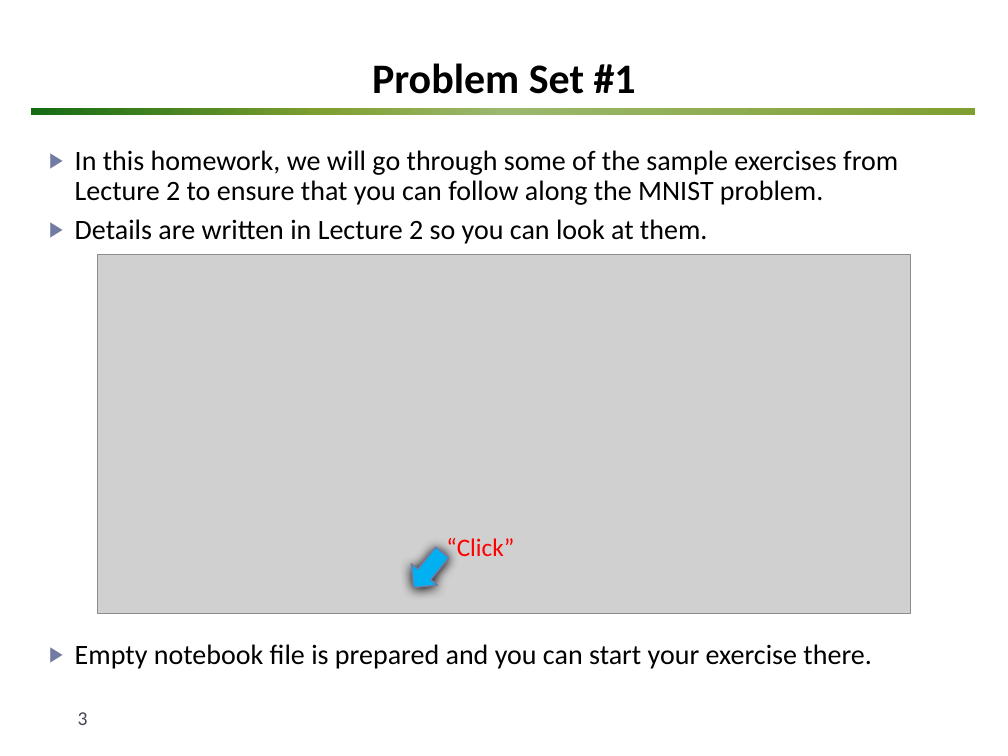
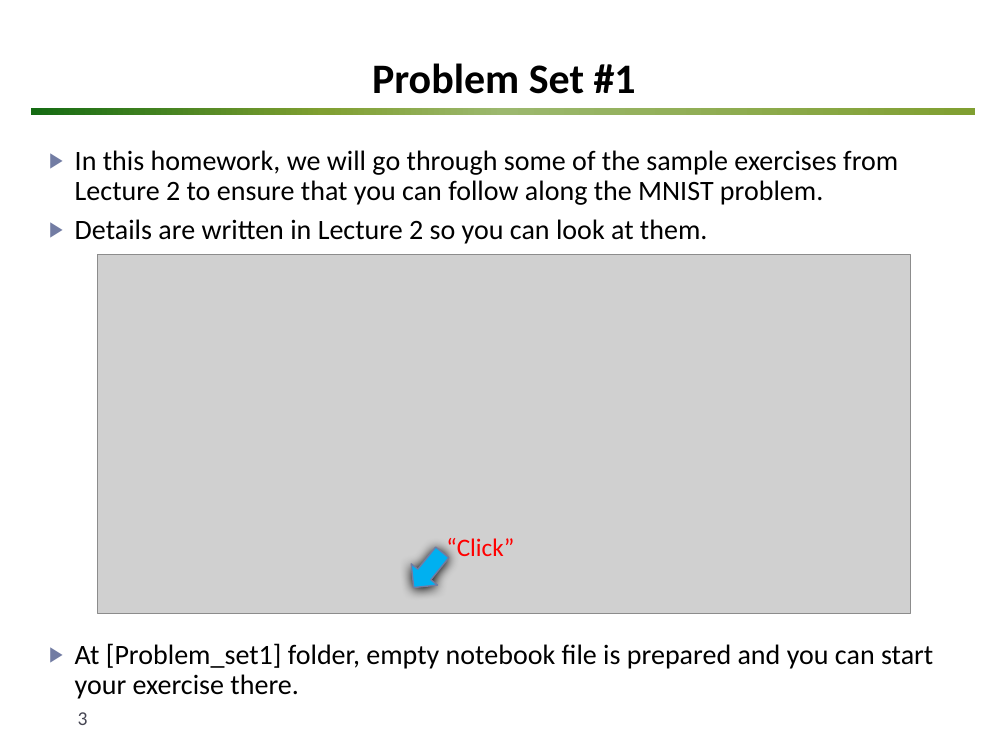
Before and after one commit to matphyscope/20220808_Lecture, a slide deck: slide 3 of lecture_ppts/Problem Set #1.pptx. Drawn at 1008x756 pixels with LibreOffice and Linux fonts; fonts in the diff are those of the drawing; grey boxes stand for pictures; background and template pictures are left out. Boxes give left, top, right and bottom in pixels: in the first picture for what was removed or moved away, otherwise in the second. Text is boxed around its words. In the diff, an @@ line names an element or a change of style, - is before the commit and + after.

Commit message:
added Problem set2

```diff
--- a/lecture_ppts/Problem Set #1.pptx
+++ b/lecture_ppts/Problem Set #1.pptx
@@ text at (75, 643, 933, 699): text changed @@
-▶ Empty notebook file is prepared and you can start your exercise there.
+▶ At [Problem_set1] folder, empty notebook file is prepared and you can start your exercise there.
```
Also in this commit, not shown: 2 other slides changed, 10 other files.
